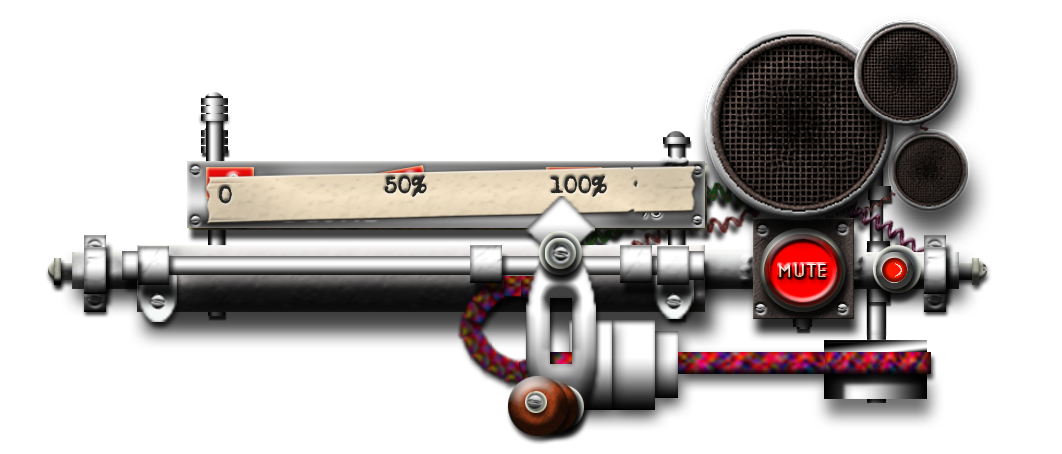
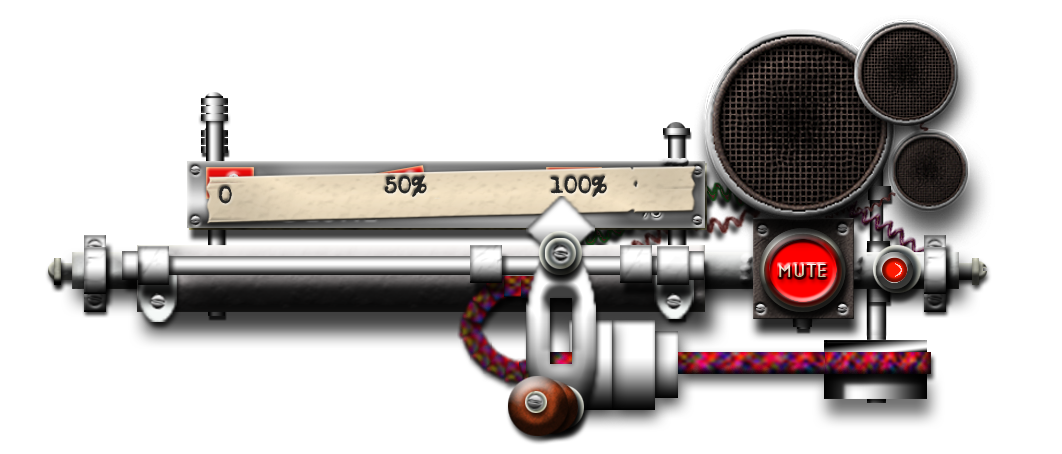
Two versions of the same layered image (1062 x 454). Layer-by-layer changes:
painted on "pipes" over [663,131,692,158]
added layer "helppin" above "cablewheelset" over [663,122,692,246]
